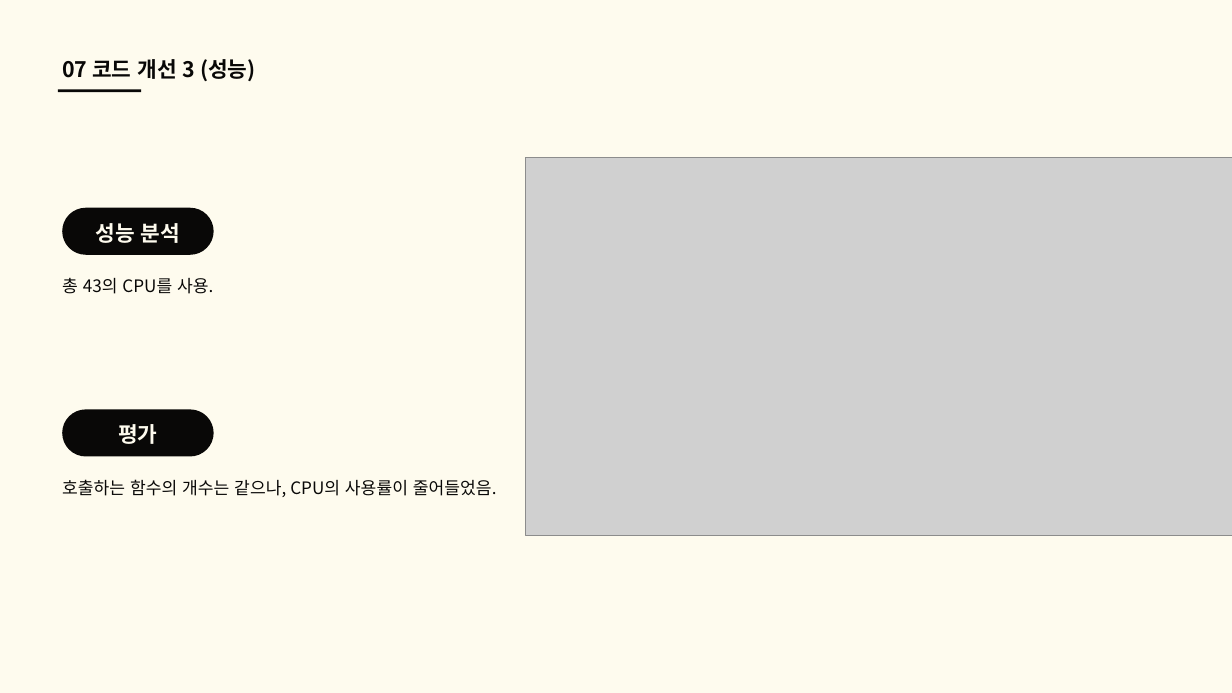
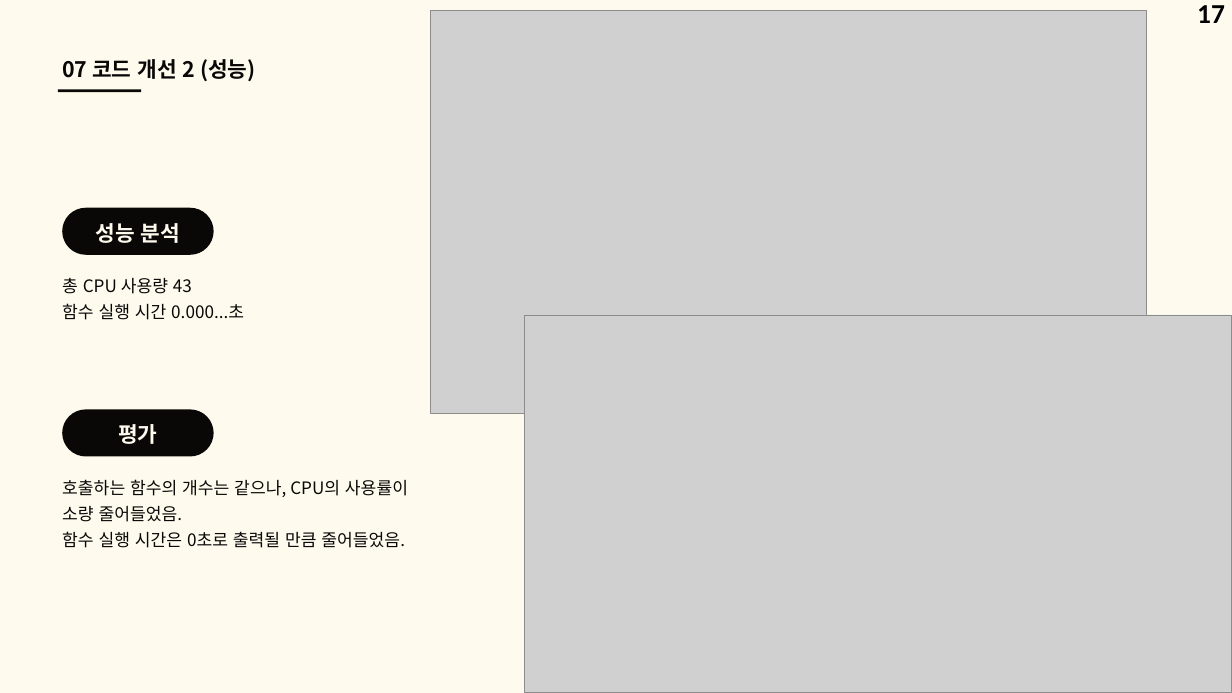
Before and after one commit to good-thing/CargoDriver, a slide deck: slide 17 of 알고리즘 3팀 화물차 알고리즘.pptx (slide 16 before the commit). Drawn at 1232x693 pixels with LibreOffice and Linux fonts; fonts in the diff are those of the drawing; grey boxes stand for pictures. Boxes give left, top, right and bottom in pixels: in the first picture for what was removed or moved away, otherwise in the second. Text is boxed around its words. In the diff, an @@ line names an element or a change of style, - is before the commit and + after.

```diff
--- a/알고리즘 3팀 화물차 알고리즘.pptx
+++ b/알고리즘 3팀 화물차 알고리즘.pptx
@@ picture added at (431,10,1146,413) @@
@@ page number added at (1197,5,1225,23), 32 pt, text #000000, bold @@
+17
@@ text at (62,59,255,81): text changed @@
-07 코드 개선 3 (성능)
+07 코드 개선 2 (성능)
@@ text at (62,278,244,320): text changed @@
-총 43의 CPU를 사용.
+총 CPU 사용량 43
+함수 실행 시간 0.000...초
@@ picture: place and size @@
-picture at (525,158,1232,535)
+picture at (524,315,1231,692)
@@ text at (62,479,408,548): text changed @@
-호출하는 함수의 개수는 같으나, CPU의 사용률이 줄어들었음.
+호출하는 함수의 개수는 같으나, CPU의 사용률이 소량 줄어들었음.
+함수 실행 시간은 0초로 출력될 만큼 줄어들었음.
```
Also in this commit, not shown: 17 other slides changed, 1 slide added, 19 other files.
